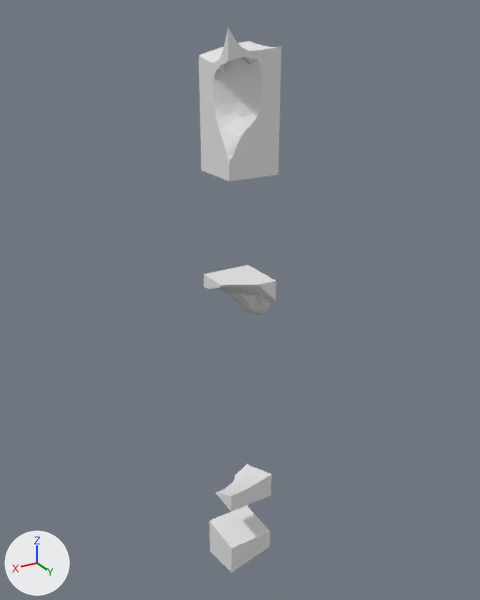
A saved change to the glTF model assets/terrain/surface_pieces/surf_34_7.glb.
Both versions are drawn from a camera (50 mm lens) standing at (92.8, 123.1, -2.1) and looking at (61.7, 71.3, -27.9). Arrows for +X, +Y and +Z are at lower left; the lights stay in place. The older version comes first. Where no turn or scale is listed for an object, it has been applied to the vertices.

In view in the first picture: 'layer_0', 'layer_1', 'layer_11', 'layer_2', 'layer_5', 'layer_9'.
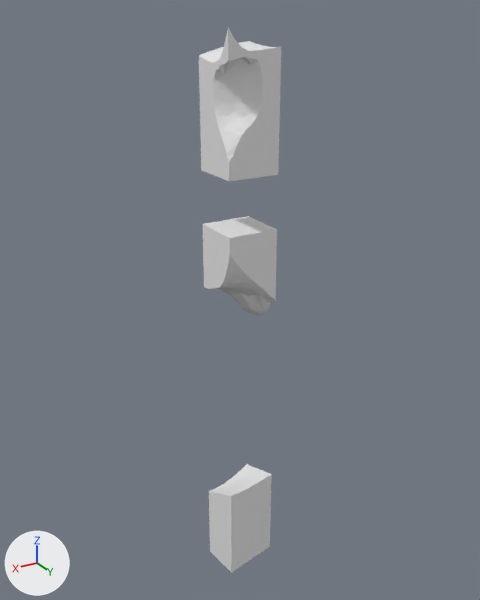
What the commit changed:
Mesh me_layer_10 is new.
It has 37 vertices, 70 faces and spans x 60.0..65.0, y 70.0..75.0, z -55.0..-50.0.
Mesh me_layer_4 is new.
It has 55 vertices, 106 faces and spans x 60.0..65.0, y 70.0..75.0, z -25.0..-20.0.
Object 'layer_10' (ob_layer_10) is new; it shows me_layer_10.
Its location is (0.0, 0.0, 0.0).
Object 'layer_4' (ob_layer_4) is new; it shows me_layer_4.
Its location is (0.0, 0.0, 0.0).

Location of each change, [x1, y1, x2, y2] in pixels of the pictures (480 x 600 px):
'layer_4', added: after [203, 216, 277, 286]
'layer_10', added: after [209, 475, 271, 548]
